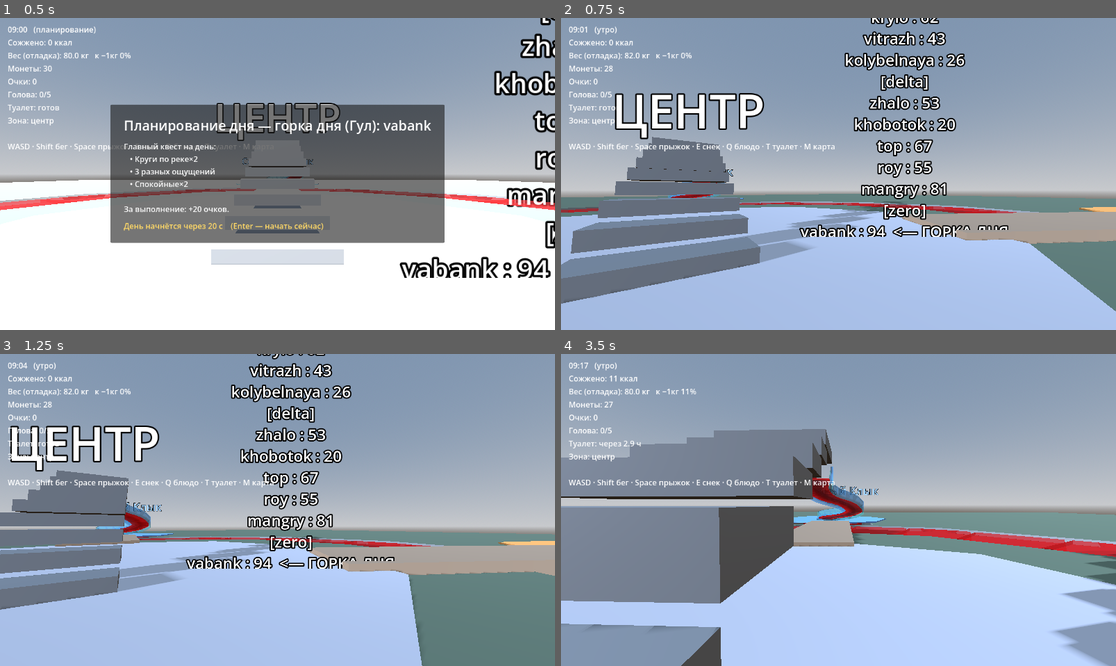
Above: before the commit, frames 1-4 (two rows, left to right).
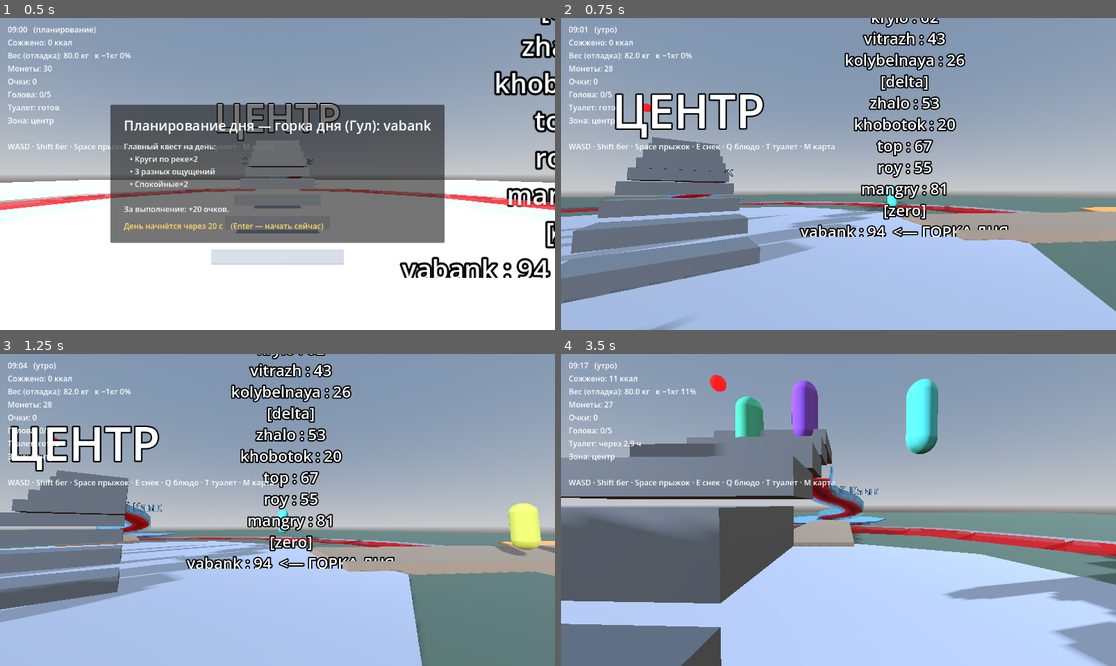
Above: after the commit, the same moments.

Repository: evangelipeep/Red-Wave
Game: Godot game, scene res://world/ParkGreybox.tscn
Two runs of this game, one before a commit and one after it. Both use one fixed random seed, a clock stepped at 60 frames per second and the inputs below. The project has no main scene, so this scene is started directly.
Inputs (mouse positions are in pixels of both pictures, inside the frame that each line leads up to):
- Up to frame 1 (0.5 s): no input
- Up to frame 2 (0.75 s): tap Enter (ui_accept) at 0.5 s; move the mouse to (960, 158) at 0.52 s; hold D (move_right) from 0.53 s (still down); hold Q (eat_meal) from 0.53 s (still down)
- Up to frame 3 (1.25 s): keep holding D (move_right); keep holding Q (eat_meal); tap Space (jump) at 0.77 s
- Up to frame 4 (3.5 s): move the mouse to (810, 510) at 1.27 s; release D (move_right) at 1.28 s; release Q (eat_meal) at 1.28 s; hold W (move_forward) from 1.28 s (still down); tap E (eat_snack) at 1.35 s; tap Space (jump) at 1.52, 3.02 s; move the mouse to (849, 503) at 2.02 s; hold Shift (sprint) 2.03-2.78 s; move the mouse to (832, 516) at 2.77 s; tap T (toilet) at 2.85 s

Frame 1 is identical in both runs. In frame 2, 0.6% of the frame differs, in the area x 0-100%, y 27-100%; in frame 3, 2.9%; in frame 4, 15%, in the area x 0-100%, y 6-100%.

Commit message:
feat(npc): живая толпа — очередь, спуск NPC, лестница из бассейна, светофор «вы следующий»

Diff:
--- /dev/null
+++ b/systems/npc/NPCAgent.gd
@@ -0,0 +1,87 @@
+extends Node3D
+class_name NPCAgent
+## Лёгкий NPC без физики: капсула, что двигается лёрпом по ключевым точкам.
+## Цикл жизни: дойти до очереди → стоять в очереди → съехать (двигает SlideRail)
+## → всплыть в бассейне → вылезти по лестнице → побродить → снова в очередь.
+
+enum St { GO_QUEUE, IN_QUEUE, RIDING, IN_POOL, CLIMB, WANDER }
+
+@export var speed: float = 3.5
+
+var slide: SlideRail = null
+var state: int = St.WANDER
+var ride_t: float = 0.0          # прогресс спуска (двигает SlideRail)
+
+var _target: Vector3
+var _wander_timer: float = 0.0
+
+func _ready() -> void:
+	var mesh := MeshInstance3D.new()
+	var cap := CapsuleMesh.new()
+	cap.radius = 0.35
+	cap.height = 1.7
+	mesh.mesh = cap
+	var mat := StandardMaterial3D.new()
+	mat.albedo_color = Color.from_hsv(randf(), 0.55, 0.9)
+	mesh.material_override = mat
+	mesh.position = Vector3(0, 0.9, 0)
+	add_child(mesh)
+
+func setup(s: SlideRail) -> void:
+	slide = s
+	global_position = Vector3(randf_range(-15.0, 15.0), 0.2, randf_range(-4.0, 16.0))
+	_go_queue()
+
+func _physics_process(delta: float) -> void:
+	if slide == null:
+		return
+	match state:
+		St.GO_QUEUE:
+			_move(delta)
+			if _arrived():
+				slide.join_queue(self)
+				state = St.IN_QUEUE
+		St.IN_QUEUE:
+			_target = slide.slot_position(slide.queue_index(self))
+			_move(delta)
+		St.RIDING:
+			pass   # позицию задаёт SlideRail
+		St.IN_POOL:
+			_move(delta)
+			if _arrived():
+				state = St.CLIMB
+				_target = slide.ladder_top()
+		St.CLIMB:
+			_move(delta)
+			if _arrived():
+				_wander()
+		St.WANDER:
+			_move(delta)
+			_wander_timer -= delta
+			if _arrived() or _wander_timer <= 0.0:
+				_go_queue()
+
+func _move(delta: float) -> void:
+	global_position = global_position.move_toward(_target, speed * delta)
+
+func _arrived() -> bool:
+	return global_position.distance_to(_target) < 0.6
+
+func _go_queue() -> void:
+	state = St.GO_QUEUE
+	_target = slide.queue_back_position()
+
+func _wander() -> void:
+	state = St.WANDER
+	_wander_timer = randf_range(3.0, 7.0)
+	_target = slide.wander_point()
+
+# --- Вызывает SlideRail. ---
+func begin_ride() -> void:
+	state = St.RIDING
+	ride_t = 0.0
+
+func reached_pool(pos: Vector3) -> void:
+	global_position = pos
+	state = St.IN_POOL
+	_target = slide.ladder_base()
--- /dev/null
+++ b/systems/npc/NPCManager.gd
@@ -0,0 +1,24 @@
+extends Node
+## Менеджер толпы: спавнит ограниченное число NPC и раздаёт их по горкам.
+## «По умному»: фиксированный пул капсул (без физики), они сами крутят цикл
+## очередь→спуск→бассейн→брожение. Никакой нагрузки на хост сверх N агентов.
+
+@export var npc_count: int = 8
+
+var _spawned: bool = false
+
+func _ready() -> void:
+	EventBus.run_started.connect(_spawn)
+
+func _spawn() -> void:
+	if _spawned:
+		return
+	_spawned = true
+	var slides := get_tree().get_nodes_in_group("slide")
+	if slides.is_empty():
+		return
+	var host := get_tree().current_scene
+	for i in npc_count:
+		var npc := NPCAgent.new()
+		host.add_child(npc)
+		npc.setup(slides[i % slides.size()])
--- a/systems/slide/SlideRail.gd
+++ b/systems/slide/SlideRail.gd
@@ -1,42 +1,53 @@
 extends Node3D
 class_name SlideRail
-## Спуск с горки по сплайну от первого лица — ГЛАВНЫЙ риск фазы 1.
-## Игрок входит в зону старта сверху → SlideRail ведёт его по Path3D вниз.
-## Скорость: разгон на уклоне (gravity·slope) − сопротивление, всё умножается
-## на WeightSystem.speed_factor() (тяжелее = быстрее, GDD §5). Достиг низа
-## («бассейн», баг #21) → EventBus.slide_completed + высадка.
-##
-## Для прототипа умеет сам собрать тестовый сплайн и лестницу доступа
-## (build_demo_curve / build_access). Реальные горки получат свой Path3D в редакторе.
+## Горка: спуск по сплайну + ЖИВАЯ очередь. В очереди стоят NPC и игрок; кто
+## впереди — тот катится (по одному за раз). NPC реально съезжают, всплывают,
+## вылезают по лестнице и уходят бродить → снова в очередь. Игроку показывает
+## светофор: красный — жди, зелёный — «вы следующий». Сделано лёгким (без физики
+## у NPC: капсулы двигаются лёрпом по точкам, общий цикл, ограниченное число).
 
 @export var slide_id: String = "klyk"
-@export var base_speed: float = 6.0        # стартовый толчок, м/с
+@export var base_speed: float = 6.0
 @export var max_speed: float = 22.0
-@export var drag: float = 0.25             # сопротивление, 1/с
-@export var build_demo_curve: bool = true  # собрать тестовый сплайн, если Path пуст
-@export var build_access: bool = true      # собрать лестницу к старту (для теста)
-@export var wait_scale: float = 0.25       # масштаб времени очереди (greybox)
-@export var max_queue_npc: int = 8         # макс. капсул-NPC в очереди
+@export var drag: float = 0.25
+@export var build_demo_curve: bool = true
+@export var build_access: bool = true
+
+const NPC_RIDE_DURATION := 3.0   # сек на спуск NPC
 
 var _path: Path3D
 var _follow: PathFollow3D
 var _mount: Area3D
 var _rider: PlayerController = null
+var _npc_rider: NPCAgent = null
 var _speed: float = 0.0
 var _gravity: float = ProjectSettings.get_setting("physics/3d/default_gravity", 9.8)
-var _queue_player: PlayerController = null  # ждёт в очереди
-var _queue_timer: float = 0.0
-var _npcs: Array = []                       # визуальные капсулы очереди
-var _npc_refresh: float = 0.0
+
+var _queue: Array = []                       # очередь: NPCAgent или PlayerController
+var _player_in_queue: PlayerController = null
+var _was_player_next: bool = false
+
+# Геометрия для NPC-запросов.
+var _top_local: Vector3
+var _pool_center: Vector3
+var _pool_radius: float = 4.5
+var _pool_floor_y: float = -6.0
+var _pool_surface_y: float = -0.1
+var _light_red: MeshInstance3D
+var _light_green: MeshInstance3D
 
 func _ready() -> void:
+	add_to_group("slide")
 	_setup_path()
 	_setup_follow()
 	_setup_mount()
+	_top_local = _path.curve.get_point_position(0)
 	_build_visuals()
 	_build_pool()
+	_build_ladder()
+	_build_light()
 	if build_access and build_demo_curve:
-		_build_access_stairs(_path.curve.get_point_position(0))
+		_build_access_stairs(_top_local)
 
 func _setup_path() -> void:
 	_path = get_node_or_null("Path") as Path3D
@@ -50,18 +61,12 @@
 		_build_demo_curve(_path.curve)
 
 func _build_demo_curve(c: Curve3D) -> void:
-	# Пологий S-спуск ~22 м: сверху (y=4.5) вниз в «бассейн» (y=0.3).
 	var pts := [
-		Vector3(0, 4.5, 0),
-		Vector3(0, 3.6, -5),
-		Vector3(2.5, 2.6, -9),
-		Vector3(2.5, 1.6, -13),
-		Vector3(-1, 0.8, -17),
-		Vector3(0, 0.3, -21),
+		Vector3(0, 4.5, 0), Vector3(0, 3.6, -5), Vector3(2.5, 2.6, -9),
+		Vector3(2.5, 1.6, -13), Vector3(-1, 0.8, -17), Vector3(0, 0.3, -21),
 	]
 	for p in pts:
 		c.add_point(p)
-	# Curve3D с нулевыми хэндлами линейна — задаём касательные по соседям (сглаживание).
 	var n := c.point_count
 	for i in range(n):
 		var prev := c.get_point_position(maxi(i - 1, 0))
@@ -78,16 +83,14 @@
 	_path.add_child(_follow)
 
 func _setup_mount() -> void:
-	_mount = get_node_or_null("Mount") as Area3D
-	if _mount == null:
-		_mount = Area3D.new()
-		_mount.name = "Mount"
-		var cs := CollisionShape3D.new()
-		var box := BoxShape3D.new()
-		box.size = Vector3(3, 3, 3)
-		cs.shape = box
-		_mount.add_child(cs)
-		add_child(_mount)
+	_mount = Area3D.new()
+	_mount.name = "Mount"
+	var cs := CollisionShape3D.new()
+	var box := BoxShape3D.new()
+	box.size = Vector3(3, 3, 3)
+	cs.shape = box
+	_mount.add_child(cs)
+	add_child(_mount)
 	_mount.global_position = _path.to_global(_path.curve.get_point_position(0))
 	_mount.body_entered.connect(_on_mount_body_entered)
 	_mount.body_exited.connect(_on_mount_body_exited)
@@ -101,7 +104,6 @@
 		step.use_collision = true
 		step.position = Vector3(top.x, top.y * f - 0.2, top.z + float(steps - i) * 1.2)
 		add_child(step)
-	# площадка наверху, чтобы было где встать перед стартом
 	var plat := CSGBox3D.new()
 	plat.name = "TopPlatform"
 	plat.size = Vector3(3, 0.4, 2.5)
@@ -109,7 +111,6 @@
 	plat.position = Vector3(top.x, top.y - 0.2, top.z + 0.8)
 	add_child(plat)
 
-# --- Видимая геометрия горки и воды ---
 func _make_material(col: Color, transparent: bool) -> StandardMaterial3D:
 	var m := StandardMaterial3D.new()
 	m.albedo_color = col
@@ -119,7 +120,6 @@
 	return m
 
 func _build_visuals() -> void:
-	# Жёлоб вдоль сплайна (U-профиль, открыт сверху — видно ездока).
 	var tube := CSGPolygon3D.new()
 	tube.name = "Tube"
 	tube.mode = CSGPolygon3D.MODE_PATH
@@ -130,12 +130,11 @@
 	tube.path_rotation = CSGPolygon3D.PATH_ROTATION_PATH_FOLLOW
 	tube.path_interval = 1.0
 	tube.smooth_faces = true
-	tube.use_collision = true                      # горка физическая — сквозь не пройти
+	tube.use_collision = true
 	add_child(tube)
 	tube.path_node = tube.get_path_to(_path)
 	tube.material = _make_material(Color(0.4, 0.7, 1.0, 0.45), true)
 
-	# Текущая вода по жёлобу (красная, с движением — это же аквапарк).
 	var flow := CSGPolygon3D.new()
 	flow.name = "SlideWater"
 	flow.mode = CSGPolygon3D.MODE_PATH
@@ -155,135 +154,196 @@
 		flow.material = sm
 
 func _build_pool() -> void:
-	# Чаша-яма (под неё в TestPlayground вырезано отверстие в полу).
 	var end := _path.curve.get_point_position(_path.curve.point_count - 1)
-	var center := end + Vector3(0, 0, -3)
-	var floor_y := -6.0
-	var surface_y := -0.1
-	var radius := 4.5
-
-	# Дно чаши (физическое) — страховка, если в мире нет своего пола.
+	_pool_center = Vector3(end.x, 0, end.z - 3)
+
 	var basin := CSGCylinder3D.new()
 	basin.name = "BasinFloor"
-	basin.radius = radius
+	basin.radius = _pool_radius
 	basin.height = 0.4
 	basin.use_collision = true
-	basin.position = Vector3(center.x, floor_y - 0.2, center.z)
+	basin.position = Vector3(_pool_center.x, _pool_floor_y - 0.2, _pool_center.z)
 	add_child(basin)
 
-	# Красная вода.
 	var water := MeshInstance3D.new()
 	water.name = "Water"
 	var cyl := CylinderMesh.new()
-	cyl.top_radius = radius
-	cyl.bottom_radius = radius
-	cyl.height = surface_y - floor_y
+	cyl.top_radius = _pool_radius
+	cyl.bottom_radius = _pool_radius
+	cyl.height = _pool_surface_y - _pool_floor_y
 	water.mesh = cyl
-	water.position = Vector3(center.x, (surface_y + floor_y) * 0.5, center.z)
+	water.position = Vector3(_pool_center.x, (_pool_surface_y + _pool_floor_y) * 0.5, _pool_center.z)
 	water.material_override = _make_material(Color(0.8, 0.05, 0.05, 0.7), true)
 	add_child(water)
 
-	# Зона воды (группа "water" → активирует плавание; surface_y → buoyancy).
 	var area := Area3D.new()
 	area.name = "Pool"
 	area.add_to_group("water")
-	area.set_meta("surface_y", surface_y)
+	area.set_meta("surface_y", _pool_surface_y)
 	var cs := CollisionShape3D.new()
 	var box := BoxShape3D.new()
-	box.size = Vector3(radius * 2, surface_y - floor_y + 0.6, radius * 2)
+	box.size = Vector3(_pool_radius * 2, _pool_surface_y - _pool_floor_y + 0.6, _pool_radius * 2)
 	cs.shape = box
 	area.add_child(cs)
-	area.position = Vector3(center.x, (surface_y + floor_y) * 0.5, center.z)
+	area.position = Vector3(_pool_center.x, (_pool_surface_y + _pool_floor_y) * 0.5, _pool_center.z)
 	add_child(area)
 
+func _build_ladder() -> void:
+	# Наклонная лесенка из бассейна на бортик (по ней вылезают NPC).
+	var base := _ladder_base_local()
+	var top := _ladder_top_local()
+	var mid := (base + top) * 0.5
+	var ramp := CSGBox3D.new()
+	ramp.name = "Ladder"
+	ramp.size = Vector3(1.4, 0.2, base.distance_to(top) + 0.4)
+	ramp.use_collision = true
+	ramp.material = _make_material(Color(0.75, 0.7, 0.55), false)
+	var dir := (top - base).normalized()
+	var basis := Basis.looking_at(dir, Vector3.UP)
+	ramp.transform = Transform3D(basis, mid)
+	add_child(ramp)
+
+func _build_light() -> void:
+	var post_local := _top_local + Vector3(-1.9, 1.4, 1.2)
+	_light_red = _light_sphere(Color(1, 0.1, 0.1), post_local + Vector3(0, 0.35, 0))
+	_light_green = _light_sphere(Color(0.1, 1, 0.2), post_local)
+	_light_green.visible = false
+
+func _light_sphere(col: Color, local_pos: Vector3) -> MeshInstance3D:
+	var m := MeshInstance3D.new()
+	var s := SphereMesh.new()
+	s.radius = 0.22
+	s.height = 0.44
+	m.mesh = s
+	var mat := StandardMaterial3D.new()
+	mat.albedo_color = col
+	mat.emission_enabled = true
+	mat.emission = col
+	m.material_override = mat
+	m.position = local_pos
+	add_child(m)
+	return m
+
+# --- Запросы геометрии для NPC (всё в мировых координатах). ---
+func slot_position(i: int) -> Vector3:
+	return to_global(_top_local + Vector3(1.8, 0.0, 1.4 + float(i) * 1.2))
+
+func queue_back_position() -> Vector3:
+	return slot_position(_queue.size())
+
+func queue_index(agent) -> int:
+	return _queue.find(agent)
+
+func join_queue(agent) -> void:
+	if not _queue.has(agent):
+		_queue.append(agent)
+
+func leave_queue(agent) -> void:
+	_queue.erase(agent)
+
+func wander_point() -> Vector3:
+	return Vector3(randf_range(-20.0, 20.0), 0.2, randf_range(-8.0, 16.0))
+
+func _ladder_base_local() -> Vector3:
+	return _pool_center + Vector3(0, _pool_surface_y, _pool_radius - 0.4)
+
+func _ladder_top_local() -> Vector3:
+	return _pool_center + Vector3(0, 0.4, _pool_radius + 0.9)
+
+func ladder_base() -> Vector3:
+	return to_global(_ladder_base_local())
+
+func ladder_top() -> Vector3:
+	return to_global(_ladder_top_local())
+
+func ride_point(t: float) -> Vector3:
+	var baked_len := _path.curve.get_baked_length()
+	return _path.to_global(_path.curve.sample_baked(clampf(t, 0.0, 1.0) * baked_len))
+
+# --- Игрок встаёт/выходит из очереди. ---
 func _on_mount_body_entered(body: Node3D) -> void:
-	if _rider != null:
-		return
-	if _queue_player != null:
-		return
 	if not (body is PlayerController):
 		return
-	# Лок экстрима по весу (GDD §5): ≥91 кг не пускают.
+	if _player_in_queue == body:
+		return
 	var info: Dictionary = Slides.SLIDES.get(slide_id, {})
 	if info.get("extreme", false) and not WeightSystem.can_ride_extreme():
 		EventBus.toast.emit("Слишком большой вес (%.0f кг) — на горку не допускаем" % WeightSystem.kg)
 		return
-	# Очередь: длина зависит от Гула и времени суток (утром пусто → едем сразу).
-	var wait := Hype.peak_queue(slide_id) * wait_scale
-	if wait <= 0.5:
-		_start_ride(body)
-	else:
-		_queue_player = body
-		_queue_timer = wait
-		EventBus.queue_update.emit(slide_id, wait, true)
+	_player_in_queue = body
+	join_queue(body)
 
 func _on_mount_body_exited(body: Node3D) -> void:
-	if body == _queue_player:
-		_queue_player = null
-		EventBus.queue_update.emit(slide_id, 0.0, false)
+	if body == _player_in_queue:
+		leave_queue(body)
+		_player_in_queue = null
+		EventBus.queue_update.emit(slide_id, 0, false)
 
 func _start_ride(player: PlayerController) -> void:
 	_rider = player
+	_player_in_queue = null
 	_speed = base_speed
 	_follow.progress = 0.0
 	_mount.monitoring = false
+	EventBus.queue_update.emit(slide_id, 0, false)
 	player.mount_rail(self)
 
 func _physics_process(delta: float) -> void:
-	# Очередь NPC обновляется по времени суток (утром пусто, к полудню толпа).
-	_npc_refresh -= delta
-	if _npc_refresh <= 0.0:
-		_refresh_npcs()
-		_npc_refresh = 3.0
-
+	_update_light()   # до диспетча: «вы следующий» успевает показаться
 	if _rider != null:
-		var fwd := -_follow.global_transform.basis.z   # направление движения
-		var slope := -fwd.y                            # >0 на спуске
-		_speed += (_gravity * slope - drag * _speed) * delta
-		_speed = clampf(_speed, 1.0, max_speed)
-		var eff := _speed * WeightSystem.speed_factor()
-		_follow.progress += eff * delta
-		_rider.ride_to(_follow.global_transform, clampf(eff / max_speed, 0.0, 1.0), delta)
-		if _follow.progress_ratio >= 1.0:
-			_finish()
+		_drive_player(delta)
+	elif _npc_rider != null:
+		_drive_npc(delta)
+	else:
+		_dispatch()
+	if _player_in_queue != null:
+		EventBus.queue_update.emit(slide_id, queue_index(_player_in_queue), true)
+
+func _drive_player(delta: float) -> void:
+	var fwd := -_follow.global_transform.basis.z
+	var slope := -fwd.y
+	_speed += (_gravity * slope - drag * _speed) * delta
+	_speed = clampf(_speed, 1.0, max_speed)
+	var eff := _speed * WeightSystem.speed_factor()
+	_follow.progress += eff * delta
+	_rider.ride_to(_follow.global_transform, clampf(eff / max_speed, 0.0, 1.0), delta)
+	if _follow.progress_ratio >= 1.0:
+		_finish()
+
+func _drive_npc(delta: float) -> void:
+	_npc_rider.ride_t += delta / NPC_RIDE_DURATION
+	var t := clampf(_npc_rider.ride_t, 0.0, 1.0)
+	_npc_rider.global_position = ride_point(t)
+	if t >= 1.0:
+		var done := _npc_rider
+		_npc_rider = null
+		done.reached_pool(ride_point(1.0))
+
+func _dispatch() -> void:
+	if _queue.is_empty():
 		return
-
-	# Ожидание в очереди (игрок стоит в зоне старта).
-	if _queue_player != null:
-		_queue_timer -= delta
-		EventBus.queue_update.emit(slide_id, maxf(_queue_timer, 0.0), true)
-		if _queue_timer <= 0.0:
-			var p := _queue_player
-			_queue_player = null
-			EventBus.queue_update.emit(slide_id, 0.0, false)
-			_start_ride(p)
-
-# --- NPC-очередь (визуальная). ---
-func _refresh_npcs() -> void:
-	if _mount == null:
-		return
-	var target := 0
-	if Clock.running:
-		target = clampi(int(Hype.peak_queue(slide_id) / 12.0), 0, max_queue_npc)
-	while _npcs.size() < target:
-		var npc := _make_npc(_npcs.size())
-		_npcs.append(npc)
-		add_child(npc)
-	while _npcs.size() > target:
-		var old: Node = _npcs.pop_back()
-		if is_instance_valid(old):
-			old.queue_free()
-
-func _make_npc(i: int) -> MeshInstance3D:
-	var npc := MeshInstance3D.new()
-	var mesh := CapsuleMesh.new()
-	mesh.radius = 0.35
-	mesh.height = 1.7
-	npc.mesh = mesh
-	npc.material_override = _make_material(Color.from_hsv(fmod(0.13 * float(i), 1.0), 0.5, 0.9), false)
-	var base := _mount.position   # локально ≈ верх лестницы
-	npc.position = base + Vector3(1.6, 0.95, 0.6 + float(i) * 1.1)
-	return npc
+	var front = _queue[0]
+	if front is PlayerController:
+		if front == _player_in_queue:
+			_queue.pop_front()
+			_start_ride(front)
+	elif front is NPCAgent:
+		if front.state == NPCAgent.St.IN_QUEUE \
+			and front.global_position.distance_to(slot_position(0)) < 1.3:
+			_queue.pop_front()
+			_npc_rider = front
+			front.begin_ride()
+
+func _update_light() -> void:
+	var busy := _rider != null or _npc_rider != null
+	var player_next := (not busy) and not _queue.is_empty() and _queue[0] is PlayerController
+	if _light_green:
+		_light_green.visible = player_next
+	if _light_red:
+		_light_red.visible = not player_next
+	if player_next and not _was_player_next:
+		EventBus.toast.emit("Вы следующий — заходите кататься!")
+	_was_player_next = player_next
 
 func _finish() -> void:
 	var rider := _rider
@@ -292,7 +352,6 @@
 	_speed = 0.0
 	rider.dismount(_follow.global_transform, exit_vel)
 	EventBus.slide_completed.emit(Net.local_id(), slide_id)
-	print("[SlideRail] %s — бассейн достигнут" % slide_id)
-	await get_tree().create_timer(1.0).timeout
+	await get_tree().create_timer(0.8).timeout
 	if is_instance_valid(_mount):
 		_mount.monitoring = true
--- a/ui/HUD.gd
+++ b/ui/HUD.gd
@@ -24,8 +24,13 @@
 	EventBus.toast.connect(_on_toast)
 	EventBus.queue_update.connect(_on_queue)
 
-func _on_queue(slide_id: String, seconds_left: float, active: bool) -> void:
-	_queue_text = "В очереди (%s): %.0f с — отойди, чтобы выйти" % [slide_id, seconds_left] if active else ""
+func _on_queue(_slide_id: String, ahead: float, active: bool) -> void:
+	if not active:
+		_queue_text = ""
+	elif int(ahead) <= 0:
+		_queue_text = "Вы следующий — заходите!"
+	else:
+		_queue_text = "В очереди: впереди %d" % int(ahead)
 
 func _process(delta: float) -> void:
 	_time.text = "%s   (%s)" % [Clock.game_time_string(), _phase_ru(Clock.phase())]
--- a/world/ParkGreybox.tscn
+++ b/world/ParkGreybox.tscn
@@ -10,6 +10,7 @@
 [ext_resource type="PackedScene" path="res://ui/MapOverlay.tscn" id="8"]
 [ext_resource type="PackedScene" path="res://ui/FinaleScreen.tscn" id="9"]
 [ext_resource type="Script" path="res://world/HypeBoard.gd" id="10"]
+[ext_resource type="Script" path="res://systems/npc/NPCManager.gd" id="11"]
 
 [sub_resource type="ProceduralSkyMaterial" id="sky_mat"]
 
@@ -41,6 +42,9 @@
 transform = Transform3D(1, 0, 0, 0, 1, 0, 0, 0, 1, 6, 3, 6)
 script = ExtResource("10")
 
+[node name="NPCManager" type="Node" parent="."]
+script = ExtResource("11")
+
 [node name="SlideRail" parent="." instance=ExtResource("5")]
 transform = Transform3D(1, 0, 0, 0, 1, 0, 0, 0, 1, 0, 0, -6)
 
Not shown: 1 places in world/ParkGreybox.tscn that only renumber resources
